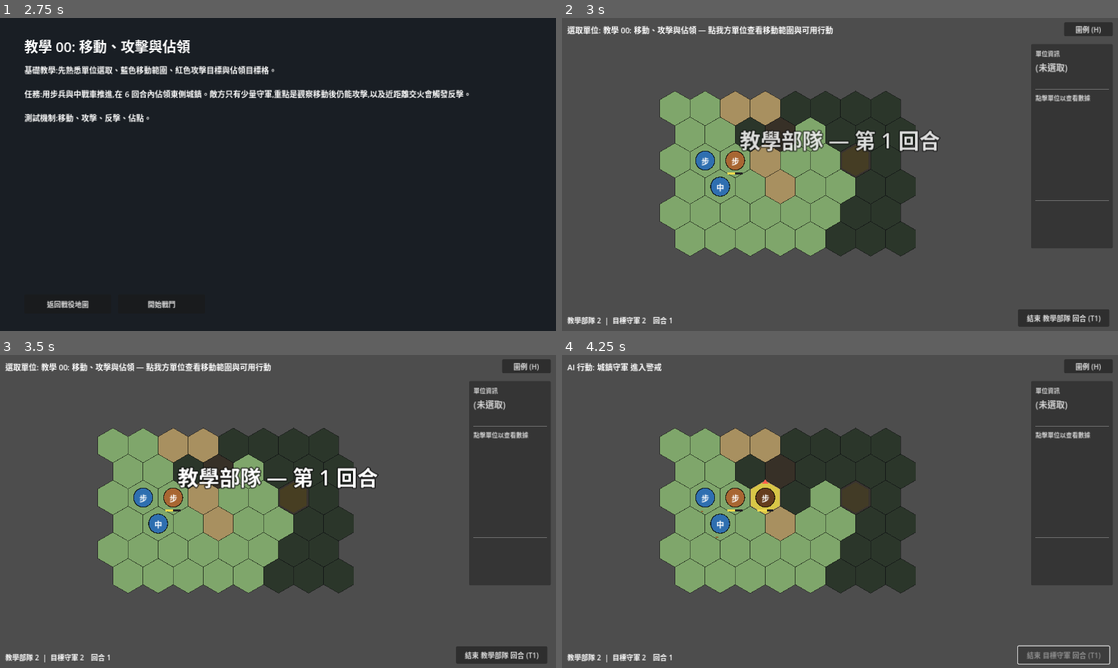
Above: before the commit, frames 1-4 (two rows, left to right).
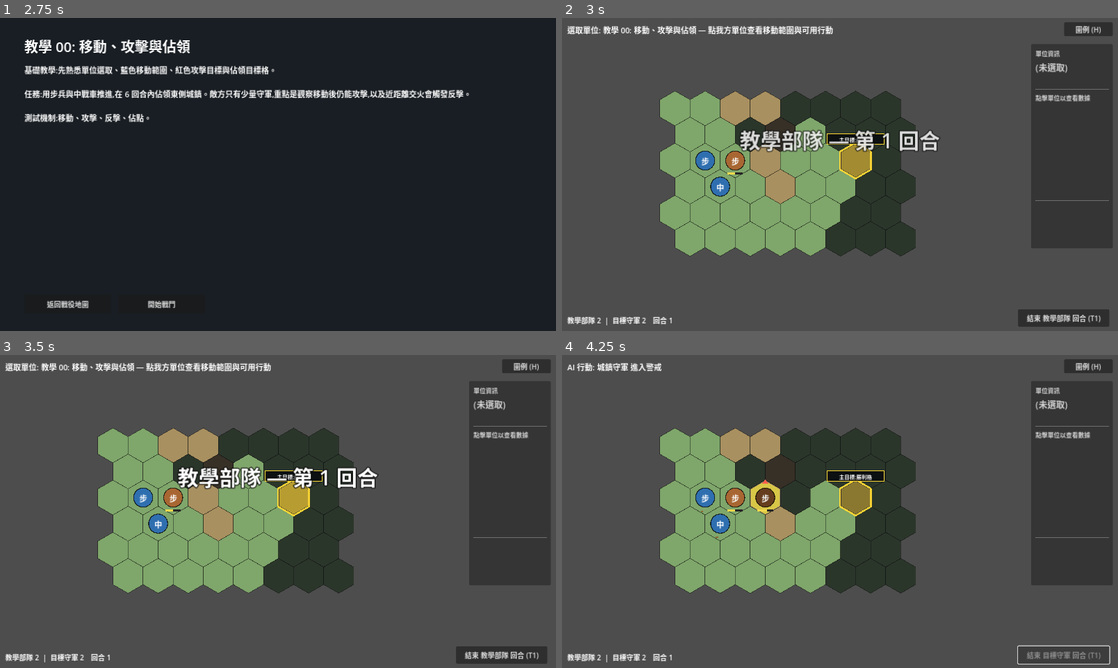
Above: after the commit, the same moments.

Repository: Fischer-Zhang/WorldWarII
Game: Godot game, scene res://scenes/main_menu.tscn
Two runs of this game, one before a commit and one after it. Both use one fixed random seed, a clock stepped at 60 frames per second and the inputs below.
Inputs:
- Up to frame 1 (2.75 s): click "戰役" at 0.5 s; click "教學戰役 0 (0/6) 從基礎操作到進階機制的短關卡序列…" at 1.25 s; click "開始選定作戰" at 2 s
- Up to frame 2 (3 s): click "開始戰鬥" at 2.75 s
- Up to frame 3 (3.5 s): no input
- Up to frame 4 (4.25 s): click "結束 教學部隊 回合 (T1)" at 3.5 s

Frame 1 is identical in both runs. In frame 2, 0.7% of the frame differs, in the area x 47-58%, y 36-52%; in frame 3, 0.7%; in frame 4, 0.9%.

Commit message:
Make battle objectives more visible

Diff:
--- a/data/help.json
+++ b/data/help.json
@@ -84,7 +84,7 @@
       { "key": "move", "label": "可移動範圍" },
       { "key": "attack", "label": "可攻擊目標" },
       { "key": "threat", "label": "敵軍威脅範圍" },
-      { "key": "objective", "label": "目標 / 勝利格" }
+      { "key": "objective", "label": "主目標金色 / 次要目標藍色" }
     ],
     "status_short": [
       { "term": "壓制", "body": "被火力壓制;達 2 不能警戒/構工/形成管制區。機槍/砲兵 +3,每回合 −1。" },
--- a/scripts/battle.gd
+++ b/scripts/battle.gd
@@ -1363,7 +1363,7 @@
 	# Highlights the hexes the player should care about: primary capture target plus
 	# optional secondary objectives that can grant side rewards.
 	var victory_cfg: Dictionary = scenario.get("victory", {})
-	var coords: Array[Vector2i] = []
+	var markers: Array[Dictionary] = []
 	for fid in factions.keys():
 		if String(factions[fid].get("controller", "")) != "player":
 			continue
@@ -1371,7 +1371,7 @@
 		if String(v.get("type", "")) == "capture":
 			var coord_value: Variant = _coord_from_offset_array(v.get("target", []))
 			if coord_value != null:
-				coords.append(coord_value)
+				markers.append({"coord": coord_value, "kind": "primary", "label": "勝利格"})
 		break
 	var secondary_objectives: Array = scenario.get("secondary_objectives", [])
 	for i in range(secondary_objectives.size()):
@@ -1386,8 +1386,12 @@
 			continue
 		var coord_value: Variant = _coord_from_offset_array(objective.get("target", []))
 		if coord_value != null:
-			coords.append(coord_value)
-	hex_map.set_objective_coords(coords)
+			markers.append({
+				"coord": coord_value,
+				"kind": "secondary",
+				"label": String(objective.get("label", key)),
+			})
+	hex_map.set_objective_markers(markers)
 
 func _coord_from_offset_array(value) -> Variant:
 	if typeof(value) != TYPE_ARRAY or value.size() < 2:
--- a/scripts/grid/hex_map.gd
+++ b/scripts/grid/hex_map.gd
@@ -9,13 +9,38 @@
 # which Godot 4.6 sometimes drops on re-import.
 const HexCoord := preload("res://scripts/grid/hex_coord.gd")
 const Unit := preload("res://scripts/units/unit.gd")
+
+class ObjectiveBadge:
+	extends Node2D
+
+	var text: String = ""
+	var accent: Color = Color.WHITE
+
+	func configure(label_text: String, accent_color: Color) -> void:
+		text = label_text
+		accent = accent_color
+		queue_redraw()
+
+	func _draw() -> void:
+		var font := ThemeDB.fallback_font
+		var font_size := 12
+		var width := 132.0
+		var height := 24.0
+		var rect := Rect2(Vector2(-width / 2.0, -height / 2.0), Vector2(width, height))
+		draw_rect(rect, Color(0.03, 0.04, 0.05, 0.86), true)
+		draw_rect(rect, accent, false, 2.0)
+		var text_size := font.get_string_size(text, HORIZONTAL_ALIGNMENT_CENTER, -1, font_size)
+		var text_pos := Vector2(-text_size.x / 2.0, text_size.y / 2.8)
+		draw_string(font, text_pos + Vector2(1, 1), text, HORIZONTAL_ALIGNMENT_CENTER, -1, font_size, Color(0, 0, 0, 0.95))
+		draw_string(font, text_pos, text, HORIZONTAL_ALIGNMENT_CENTER, -1, font_size, Color(1, 1, 1, 1))
 
 const HEX_SIZE := 40.0  # pointy-top, distance from center to vertex
 const HIGHLIGHT_COLOR := Color(1.0, 0.95, 0.2, 0.55)
 const RANGE_OVERLAY_COLOR := Color(0.3, 0.7, 1.0, 0.35)
 const ATTACK_OVERLAY_COLOR := Color(1.0, 0.3, 0.25, 0.45)
 const THREAT_OVERLAY_COLOR := Color(1.0, 0.45, 0.05, 0.25)
-const OBJECTIVE_RGB := Color(1.0, 0.85, 0.2)
+const OBJECTIVE_PRIMARY_RGB := Color(1.0, 0.85, 0.2)
+const OBJECTIVE_SECONDARY_RGB := Color(0.2, 0.9, 1.0)
 const FOG_COLOR := Color(0.04, 0.04, 0.07, 0.72)
 
 var tiles: Dictionary = {}     # Vector2i (axial) -> terrain_id (String)
@@ -27,6 +52,7 @@
 var threat_overlays: Node2D
 var fog_overlays: Dictionary = {}  # Vector2i -> Polygon2D
 var objective_overlays: Array[Polygon2D] = []
+var objective_overlay_colors: Dictionary = {}
 var _objective_phase: float = 0.0
 var bounds_min := Vector2.ZERO
 var bounds_max := Vector2.ZERO
@@ -234,21 +260,72 @@
 	return occupants.get(coord)
 
 func set_objective_coords(coords: Array) -> void:
+	var markers: Array = []
+	for c in coords:
+		markers.append({"coord": c, "kind": "primary", "label": "目標"})
+	set_objective_markers(markers)
+
+func set_objective_markers(markers: Array) -> void:
 	for old in objective_overlays:
 		old.queue_free()
 	objective_overlays.clear()
-	for c in coords:
-		var coord: Vector2i = c
+	objective_overlay_colors.clear()
+	for marker_value in markers:
+		if typeof(marker_value) != TYPE_DICTIONARY:
+			continue
+		var marker: Dictionary = marker_value
+		var coord_value: Variant = marker.get("coord")
+		if typeof(coord_value) != TYPE_VECTOR2I:
+			continue
+		var coord: Vector2i = coord_value
 		if not tiles.has(coord):
 			continue
-		var p := Polygon2D.new()
-		p.polygon = _hex_vertices(HEX_SIZE * 0.88)
-		p.color = Color(OBJECTIVE_RGB.r, OBJECTIVE_RGB.g, OBJECTIVE_RGB.b, 0.35)
-		p.position = HexCoord.to_pixel(coord, HEX_SIZE)
-		p.z_index = 4
-		add_child(p)
-		objective_overlays.append(p)
+		var kind := String(marker.get("kind", "primary"))
+		var label := String(marker.get("label", "目標"))
+		_spawn_objective_marker(coord, kind, label)
 	set_process(not objective_overlays.is_empty())
+
+func _spawn_objective_marker(coord: Vector2i, kind: String, label: String) -> void:
+	var rgb := _objective_rgb(kind)
+	var p := Polygon2D.new()
+	p.polygon = _hex_vertices(HEX_SIZE * 0.95)
+	p.color = Color(rgb.r, rgb.g, rgb.b, 0.42)
+	p.position = HexCoord.to_pixel(coord, HEX_SIZE)
+	p.z_index = 11
+
+	var outline := Line2D.new()
+	var outline_points := _hex_vertices(HEX_SIZE * 1.03)
+	outline_points.append(outline_points[0])
+	outline.points = outline_points
+	outline.width = 4.0 if kind == "primary" else 3.4
+	outline.default_color = Color(rgb.r, rgb.g, rgb.b, 0.95)
+	p.add_child(outline)
+
+	var text := _objective_label_text(kind, label)
+	var badge := ObjectiveBadge.new()
+	badge.name = "ObjectiveLabel"
+	badge.configure(text, rgb)
+	badge.position = Vector2(0, -HEX_SIZE - 10)
+	badge.z_index = 2
+	p.add_child(badge)
+
+	add_child(p)
+	objective_overlays.append(p)
+	objective_overlay_colors[p] = rgb
+
+func _objective_rgb(kind: String) -> Color:
+	if kind == "secondary":
+		return OBJECTIVE_SECONDARY_RGB
+	return OBJECTIVE_PRIMARY_RGB
+
+func _objective_label_text(kind: String, label: String) -> String:
+	var prefix := "主目標" if kind == "primary" else "次要"
+	var text := prefix
+	if label != "" and label != "目標" and label != prefix:
+		text = "%s:%s" % [prefix, label]
+	if text.length() > 14:
+		text = text.substr(0, 13) + "..."
+	return text
 
 func _process(delta: float) -> void:
 	if objective_overlays.is_empty():
@@ -256,7 +333,8 @@
 	_objective_phase += delta * 2.4
 	var alpha: float = 0.28 + (sin(_objective_phase) + 1.0) * 0.18
 	for p in objective_overlays:
-		p.color = Color(OBJECTIVE_RGB.r, OBJECTIVE_RGB.g, OBJECTIVE_RGB.b, alpha)
+		var rgb: Color = objective_overlay_colors.get(p, OBJECTIVE_PRIMARY_RGB)
+		p.color = Color(rgb.r, rgb.g, rgb.b, alpha)
 
 func _hex_vertices(size: float) -> PackedVector2Array:
 	# Pointy-top: vertex angles at 30, 90, 150, 210, 270, 330 degrees.
@@ -349,6 +427,7 @@
 	polys.clear()
 	occupants.clear()
 	objective_overlays.clear()
+	objective_overlay_colors.clear()
 	fog_overlays.clear()
 	highlight = null
 	range_overlays = null
--- a/scripts/ui/help_content.gd
+++ b/scripts/ui/help_content.gd
@@ -13,7 +13,7 @@
 const COLOR_MOVE := "#4db3ff"        # RANGE_OVERLAY_COLOR
 const COLOR_ATTACK := "#ff4d40"      # ATTACK_OVERLAY_COLOR
 const COLOR_THREAT := "#ff730d"      # THREAT_OVERLAY_COLOR
-const COLOR_OBJECTIVE := "#ffd933"   # OBJECTIVE_RGB
+const COLOR_OBJECTIVE := "#ffd933"   # OBJECTIVE_PRIMARY_RGB
 
 const _HEADING := "#e6c84d"
 const _TERM := "#9ad0ff"
--- /dev/null
+++ b/tests/test_hex_map_objectives.gd
@@ -0,0 +1,61 @@
+extends SceneTree
+
+func _init() -> void:
+	call_deferred("_run")
+
+func _run() -> void:
+	await process_frame
+	var pass_count := 0
+	var fail_count := 0
+
+	var hex_map = load("res://scripts/grid/hex_map.gd").new()
+	root.add_child(hex_map)
+	hex_map.load_from_scenario({
+		"map": {
+			"width": 3,
+			"height": 2,
+			"tiles": [
+				["plain", "plain", "plain"],
+				["plain", "plain", "plain"],
+			],
+		},
+	})
+
+	hex_map.set_objective_markers([
+		{"coord": Vector2i(0, 0), "kind": "primary", "label": "勝利格"},
+		{"coord": Vector2i(1, 0), "kind": "secondary", "label": "道路檢查點"},
+	])
+	if hex_map.objective_overlays.size() == 2:
+		pass_count += 1
+	else:
+		fail_count += 1
+		printerr("FAIL: expected 2 objective overlays, got %d" % hex_map.objective_overlays.size())
+
+	var labels: Array[String] = []
+	for overlay in hex_map.objective_overlays:
+		for child in overlay.get_children():
+			if child.name == "ObjectiveLabel":
+				labels.append(String(child.text))
+	if labels.has("主目標:勝利格") and labels.has("次要:道路檢查點"):
+		pass_count += 1
+	else:
+		fail_count += 1
+		printerr("FAIL: objective labels not explicit enough: %s" % str(labels))
+
+	if hex_map.objective_overlay_colors.size() == 2:
+		pass_count += 1
+	else:
+		fail_count += 1
+		printerr("FAIL: objective overlay colors missing")
+
+	hex_map.set_objective_coords([Vector2i(0, 0)])
+	if hex_map.objective_overlays.size() == 1:
+		pass_count += 1
+	else:
+		fail_count += 1
+		printerr("FAIL: set_objective_coords compatibility expected 1 overlay")
+
+	hex_map.queue_free()
+	await process_frame
+	print("HexMap objective tests: %d pass, %d fail" % [pass_count, fail_count])
+	quit(0 if fail_count == 0 else 1)
Not shown, changed: README.md
Not shown, changed: docs/ARCHITECTURE.md
